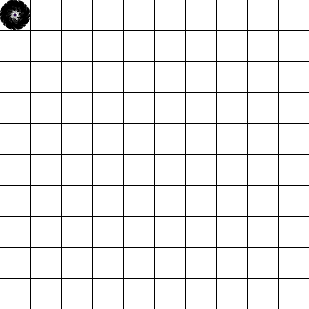
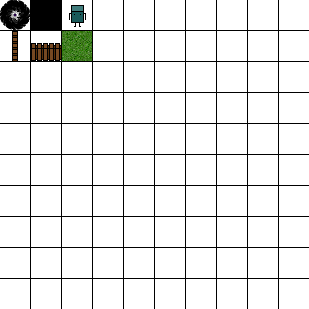
Layers edited between the first and the second 309x309 image:
painted on "Layer" over bbox(12, 0, 92, 61)
